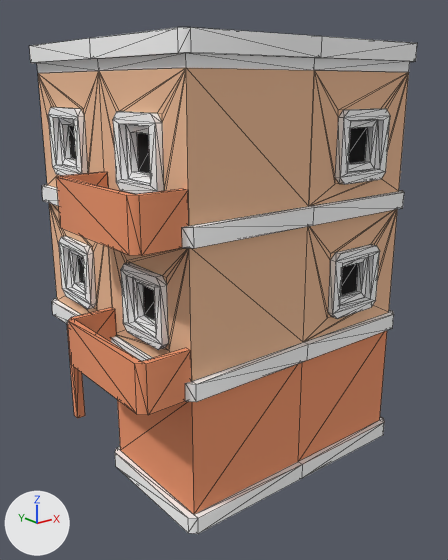
A saved change to the glTF model assets/kenney/citycommercial/building-b.glb.
Camera for both pictures: a 50 mm camera at (-1.161, -1.613, 1.163) aimed at (0.06, -0.088, 0.552). Lighting does not change. The marker at lower left points along +X, +Y and +Z. The older version comes first. Mesh edges are drawn as thin lines.

Objects in the first picture: 'building-b'.
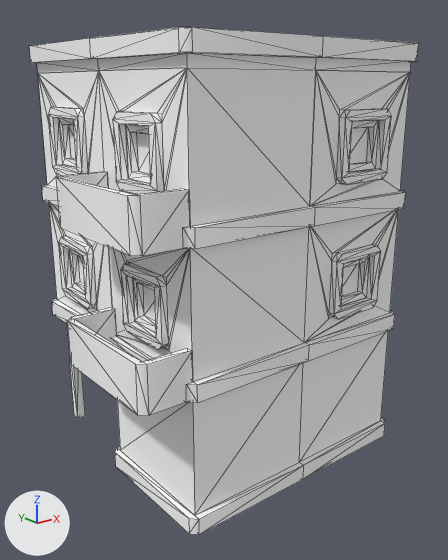
Boxes [x1, y1, x2, y2] around the edits, measured in the pictures (448 x 560 px):
'building-b', recoloured (lighter): [38, 27, 417, 534] in both

The change, as a diff of the scene's bpy script:
```diff
--- a/assets/kenney/citycommercial/building-b.glb.py
+++ b/assets/kenney/citycommercial/building-b.glb.py
@@ mat_colormap_112 @@
+mat_colormap_112 = principled_material('colormap.112')
+mat_colormap_112.base_color = (1.0, 1.0, 1.0)  # white #ffffff
+mat_colormap_112.roughness = 1.0
@@ me_building_b @@
 # used by ob_building_b; location = (0.0, 0.0, 0.0)
-me_building_b.from_pydata(...)  # 762 vertices, 1272 faces; spans x -0.485..0.485, y -0.47..0.47, z 0.0..1.293
-me_building_b.materials.append(mat_colormap)
+me_building_b.from_pydata(...)  # 762 vertices, 1272 faces; spans x -0.485..0.485, y -0.475..0.47, z 0.0..1.293
+# edits to the shape of me_building_b do not show in these pictures
+me_building_b.materials.append(mat_colormap_112)  # white #ffffff
```
